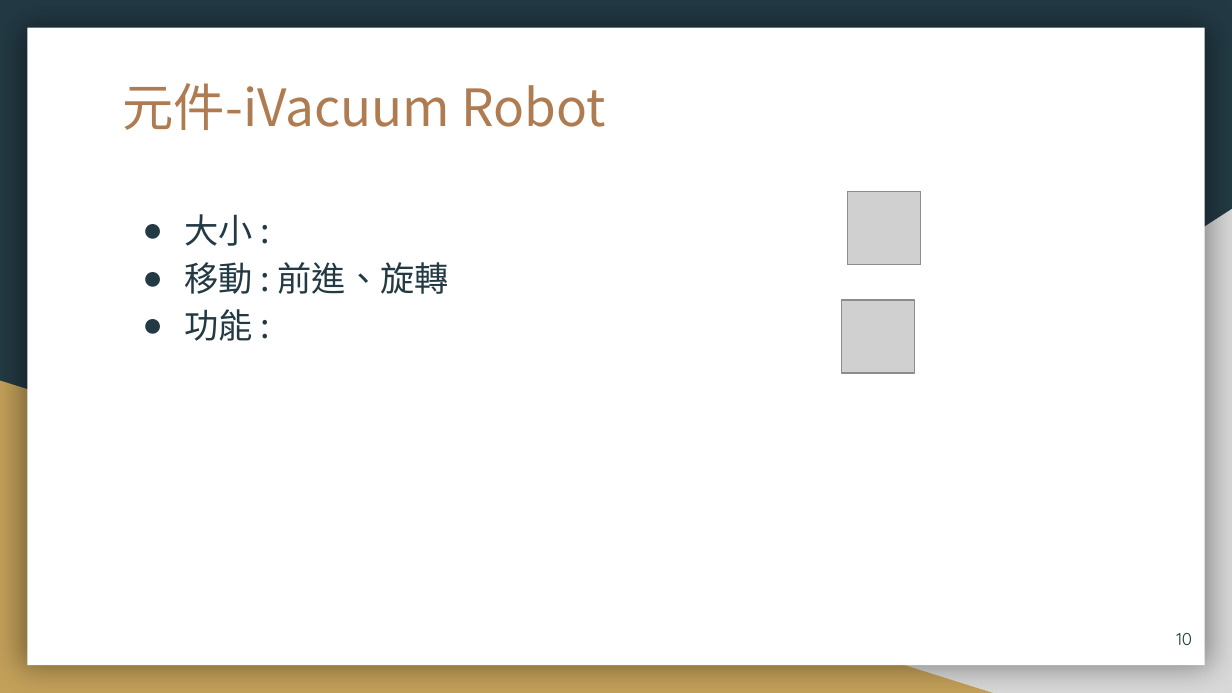
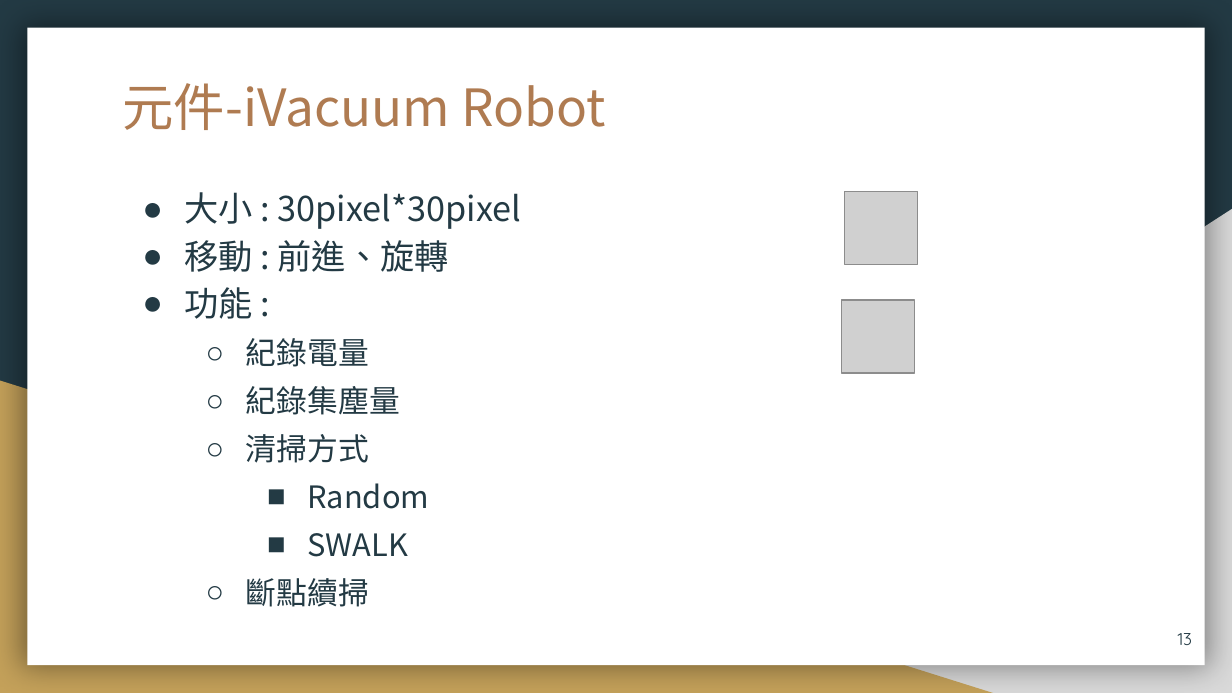
Before and after one commit to 106971001/AI, a slide deck: slide 13 of AI_Filnal_ppt.pptx (slide 10 before the commit). Drawn at 1232x693 pixels with LibreOffice and Linux fonts; fonts in the diff are those of the drawing; grey boxes stand for pictures. Boxes give left, top, right and bottom in pixels: in the first picture for what was removed or moved away, otherwise in the second. Text is boxed around its words. In the diff, an @@ line names an element or a change of style, - is before the commit and + after.

```diff
--- a/AI_Filnal_ppt.pptx
+++ b/AI_Filnal_ppt.pptx
@@ text "大小 : 30pixel*30pixel": place and size @@
-text "大小 : 30pixel*30pixel" at [184, 214, 449, 341]
+text "大小 : 30pixel*30pixel" at [184, 192, 522, 607]
@@ text at [184, 192, 522, 229]: text changed @@
-● 大小 :
+● 大小 : 30pixel*30pixel
@@ text at [246, 338, 429, 607]: paragraphs added @@
+  ○ 紀錄電量
+  ○ 紀錄集塵量
+  ○ 清掃方式
+    ■ Random
+    ■ SWALK
+  ○ 斷點續掃
@@ page number at [1178, 633, 1193, 645]: text changed @@
-10
+13
```
Also in this commit, not shown: 10 other slides changed, 10 slides added, 3 slides removed, 9 other files.
